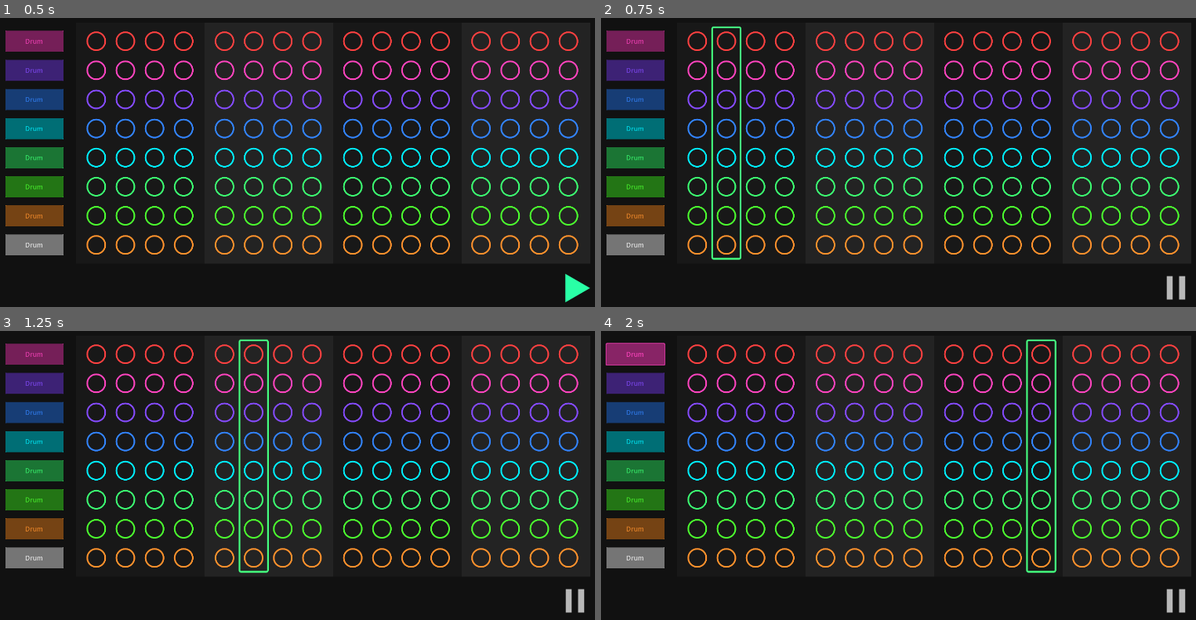
Above: before the commit, frames 1-4 (two rows, left to right).
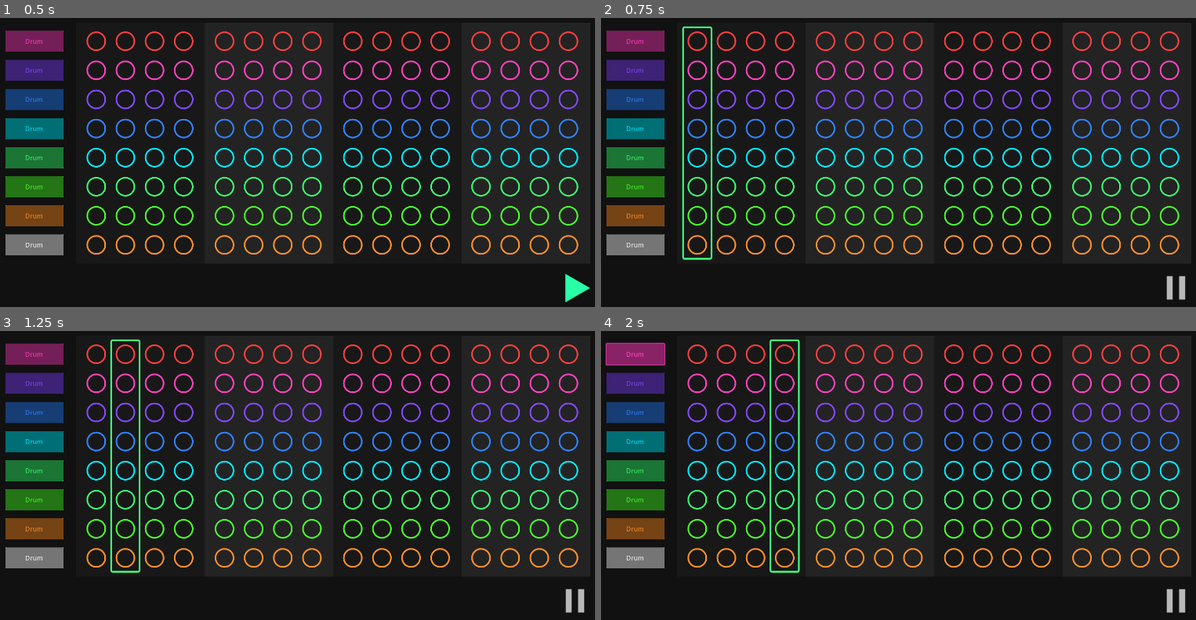
Above: after the commit, the same moments.

Repository: JulienToumieh/bsteppr
Game: Godot game, scene res://main.tscn
Same seed, same stepped clock (60 frames per second), same inputs: the game is played once before the commit and once after it.
Inputs (mouse positions are in pixels of both pictures, inside the frame that each line leads up to):
- Up to frame 1 (0.5 s): no input
- Up to frame 2 (0.75 s): click (1178, 289) at 0.5 s
- Up to frame 3 (1.25 s): no input
- Up to frame 4 (2 s): click "Drum" at 1.25 s

Frame 1 is identical in both runs. In frame 2, 0.9% of the frame differs, in the area x 13-24%, y 2-84%; in frame 3, 1.3%; in frame 4, 1.4%, in the area x 28-77%, y 2-84%.

Commit message:
Better method of syncing tempo for accuracy

Diff:
--- a/Globals.gd
+++ b/Globals.gd
@@ -119,35 +119,42 @@
 var playbackPosition = 0
 var playing = false
 
-var last_tick_time = 0
-var tempo = 60000/128
+var bpm = 128
+var beat_interval = 60000.0 / bpm
+var timer : Timer
+var start_time: float
 
 func togglePlayback():
 	if playing:
+		timer.stop()
 		playing = false
 		playbackPosition = 0
 	else:
+		start_time = Time.get_ticks_msec() / 1000.0  # Store the current time in seconds
+		timer.start()
 		playing = true
 
 func tick():
-	if playbackPosition == 16:
-		playbackPosition = 1
-	else:
-		playbackPosition += 1
-
-	if playbackPosition % 4 == 0: playSound(3)
+	var current_time = Time.get_ticks_msec() / 1000.0  # Get the current time in seconds
+	var elapsed_time = current_time - start_time  # Calculate elapsed time
+
+	# Calculate how many beats have passed based on elapsed time
+	var beats_passed = int(elapsed_time / (beat_interval / 1000.0))
+	playbackPosition = (beats_passed % 16) + 1  # Wrap around to 1 after 16
+
+	#if playbackPosition % 4 == 0: playSound(3)
+	playSound(4)
 
 func _ready():
+	timer = Timer.new()
+	timer.wait_time = beat_interval / 4000.0
+	print(beat_interval / 1000.0)
+	timer.one_shot = false
+	timer.connect("timeout", Callable(self, "tick"))
+	add_child(timer)
+
+func _process(delta):
 	pass
-
-func _process(delta):
-
-	if playing:
-		var current_time = Time.get_ticks_msec()
-		if current_time - last_tick_time >= tempo/4:
-			last_tick_time = current_time
-			tick()
-
 
 func playSound(id):
 	match id:
--- a/Globals.tscn
+++ b/Globals.tscn
@@ -1,9 +1,10 @@
-[gd_scene load_steps=5 format=3 uid="uid://8cfy385fp777"]
+[gd_scene load_steps=6 format=3 uid="uid://8cfy385fp777"]
 
 [ext_resource type="Script" path="res://Globals.gd" id="1_wmx5g"]
 [ext_resource type="AudioStream" uid="uid://cgmrrxp73ev1m" path="res://drumkits/pop/1.wav" id="2_qgh4h"]
 [ext_resource type="AudioStream" uid="uid://c7hhjdug82m3y" path="res://drumkits/pop/2.wav" id="3_qay8j"]
 [ext_resource type="AudioStream" uid="uid://bgqpk2lid82o4" path="res://drumkits/pop/3.wav" id="4_d76ke"]
+[ext_resource type="AudioStream" uid="uid://e2n5c14oxs1v" path="res://drumkits/pop/tick.wav" id="5_t8e21"]
 
 [node name="Globals" type="Node2D"]
 script = ExtResource("1_wmx5g")
@@ -21,7 +22,7 @@
 max_polyphony = 4
 
 [node name="Instrument4" type="AudioStreamPlayer" parent="."]
-stream = ExtResource("4_d76ke")
+stream = ExtResource("5_t8e21")
 max_polyphony = 4
 
 [node name="Instrument5" type="AudioStreamPlayer" parent="."]
--- a/project.godot
+++ b/project.godot
@@ -27,6 +27,10 @@
 window/size/viewport_width=1550
 window/size/viewport_height=750
 
+[dotnet]
+
+project/assembly_name="BSteppr"
+
 [rendering]
 
 renderer/rendering_method="mobile"
Not shown, added: drumkits/pop/tick.wav.import
Not shown, added: export_presets.cfg
Not shown, added: drumkits/pop/tick.wav
